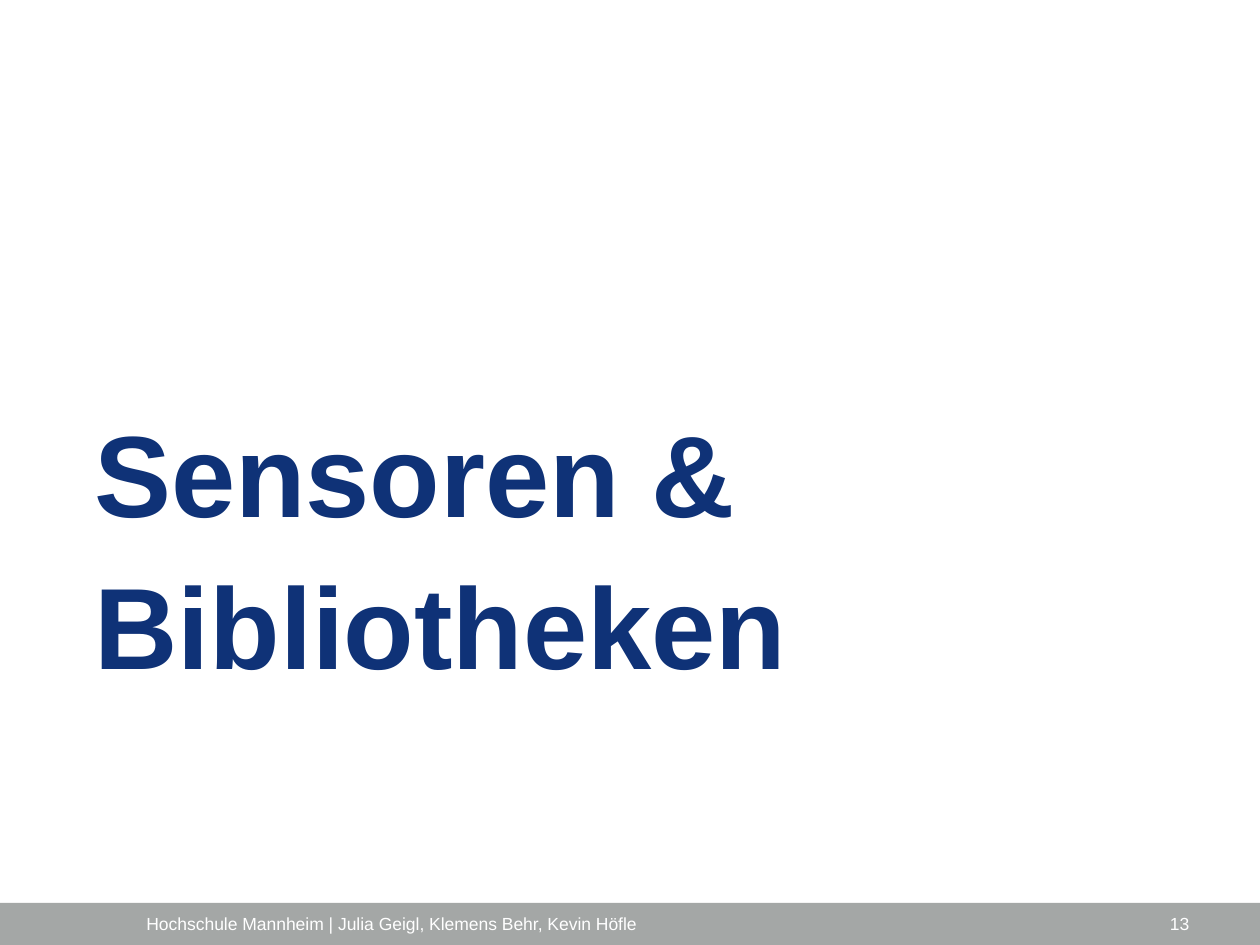
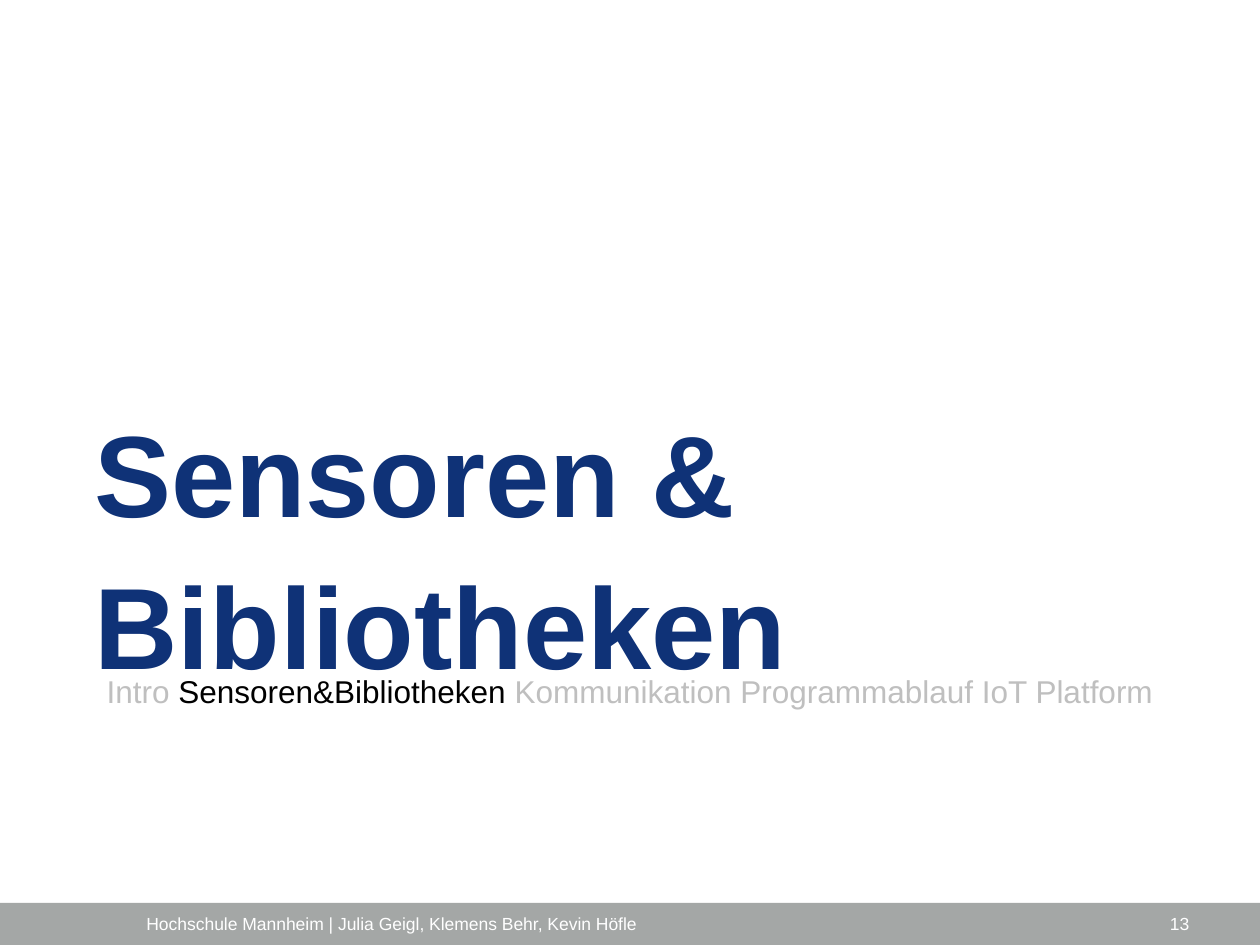
Before and after one commit to ProjektlaborEmbeddedSecurity/Presentation, a slide deck: slide 13 of PES_FH_VERS.pptx. Drawn at 1260x945 pixels with LibreOffice and Linux fonts; fonts in the diff are those of the drawing; background and template pictures are left out. Boxes give left, top, right and bottom in pixels: in the first picture for what was removed or moved away, otherwise in the second. Text is boxed around its words. In the diff, an @@ line names an element or a change of style, - is before the commit and + after.

```diff
--- a/PES_FH_VERS.pptx
+++ b/PES_FH_VERS.pptx
@@ text added at (x1=107, y1=680, x2=1153, y2=709), 18 pt, text #BFBFBF @@
+Intro Sensoren&Bibliotheken Kommunikation Programmablauf IoT Platform
```
Also in this commit, not shown: 6 other slides changed, 1 slide added.
